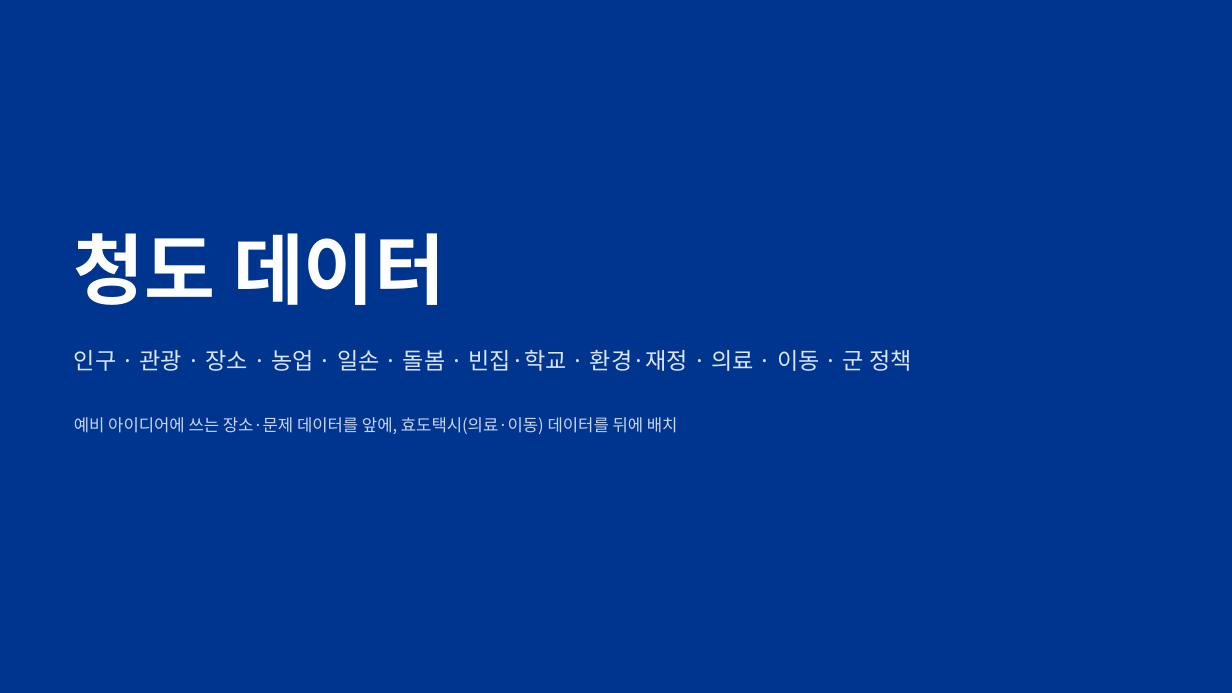
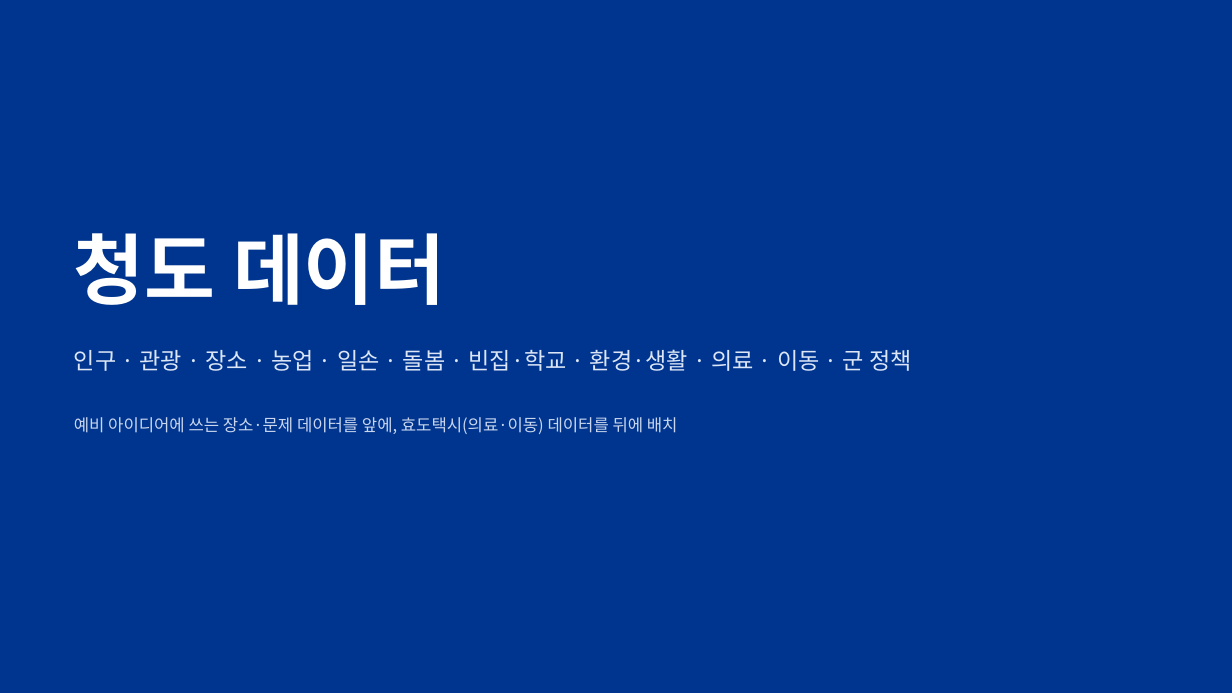
Before and after one commit to fordgril307-wq/Cheongdo_Hackathon, a slide deck: slide 8 of docs/team-brief/청도해커톤_팀브리프.pptx. Drawn at 1232x693 pixels with LibreOffice and Linux fonts; fonts in the diff are those of the drawing. Boxes give left, top, right and bottom in pixels: in the first picture for what was removed or moved away, otherwise in the second. Text is boxed around its words. In the diff, an @@ line names an element or a change of style, - is before the commit and + after.

```diff
--- a/docs/team-brief/청도해커톤_팀브리프.pptx
+++ b/docs/team-brief/청도해커톤_팀브리프.pptx
@@ text at [74,349,912,371]: text changed @@
-인구 · 관광 · 장소 · 농업 · 일손 · 돌봄 · 빈집·학교 · 환경·재정 · 의료 · 이동 · 군 정책
+인구 · 관광 · 장소 · 농업 · 일손 · 돌봄 · 빈집·학교 · 환경·생활 · 의료 · 이동 · 군 정책
```
Also in this commit, not shown: 7 other slides changed, 3 slides added, 3 other files.
